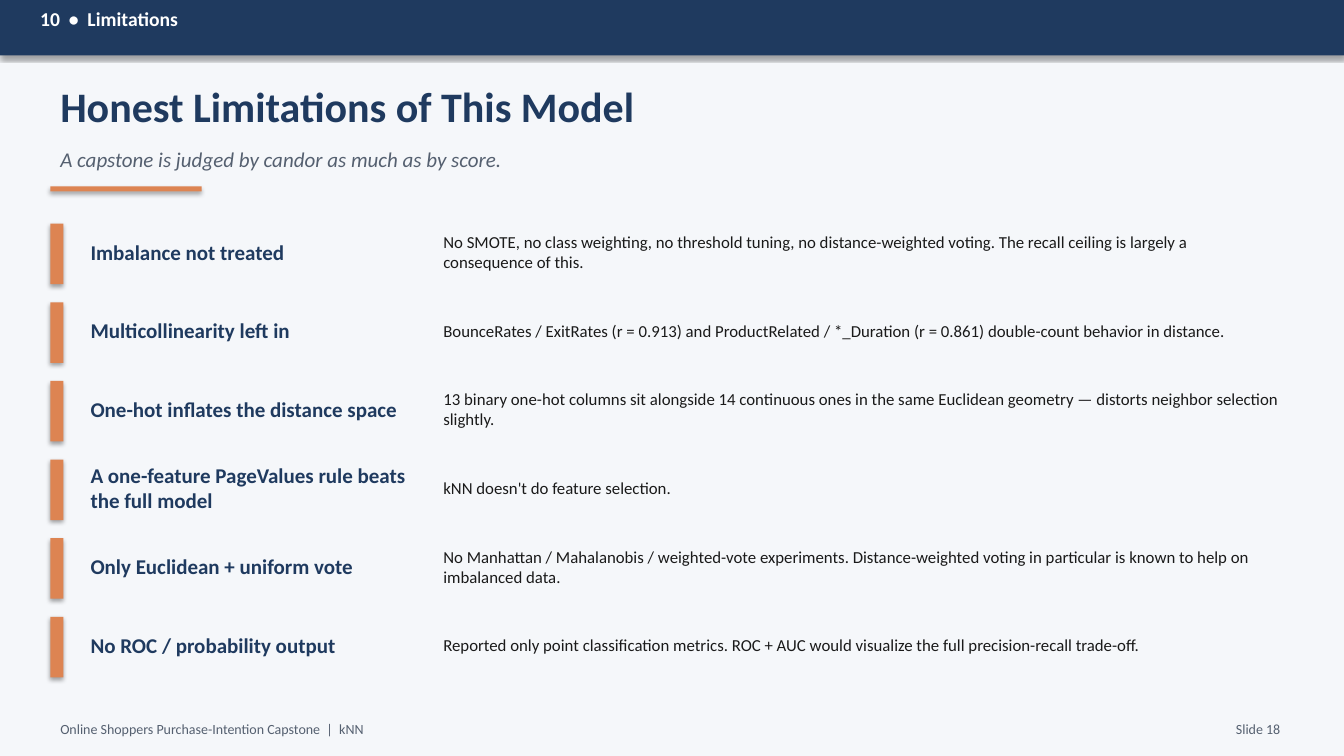
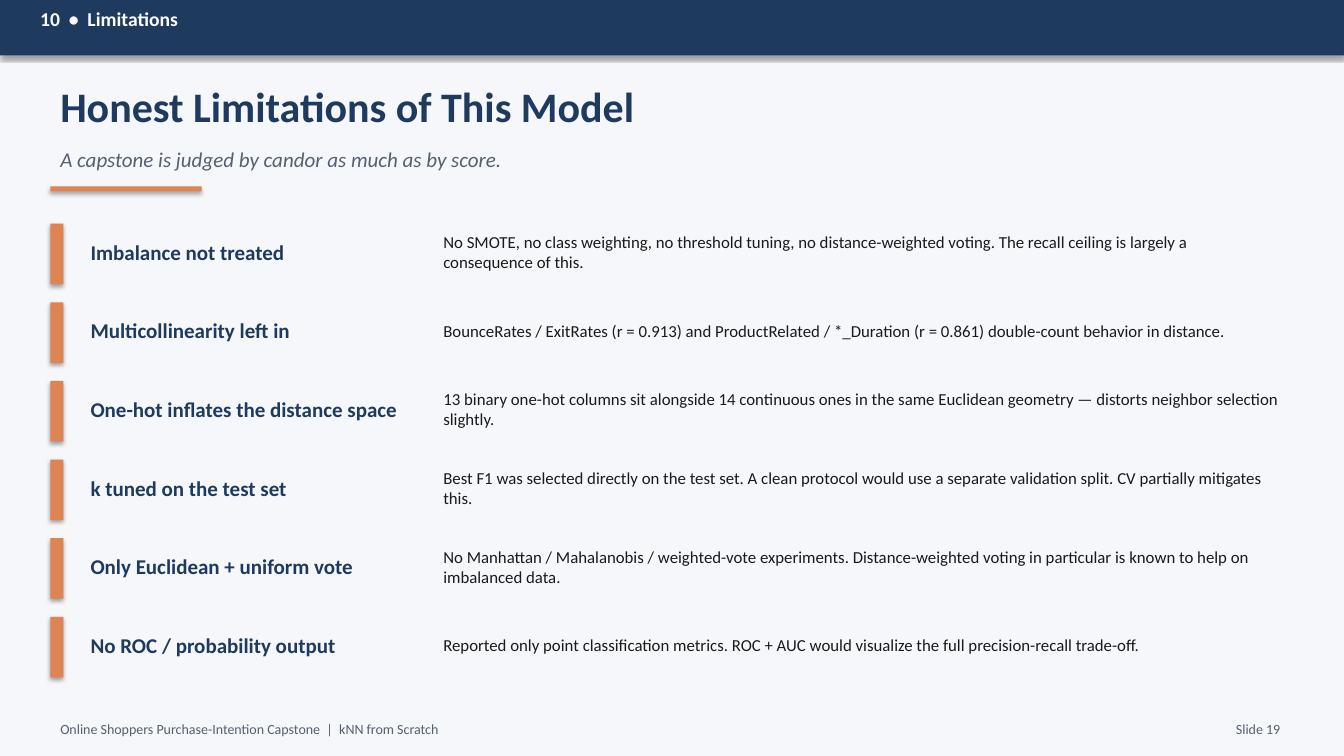
Before and after one commit to RodneeGlenMartin/Capstone-KNN-OnlineShoppers, a slide deck: slide 18 of Capstone_Presentation.pptx. Drawn at 1344x756 pixels with LibreOffice and Linux fonts; fonts in the diff are those of the drawing. Boxes give left, top, right and bottom in pixels: in the first picture for what was removed or moved away, otherwise in the second. Text is boxed around its words. In the diff, an @@ line names an element or a change of style, - is before the commit and + after.

Commit message:
Update capstone presentation and report
Replace updated Capstone_Presentation.pptx and Capstone_Report.docx with revised content and formatting for the final submission. These binary updates include edits to slides and the project report (content/structure/formatting improvements).

```diff
--- a/Capstone_Presentation.pptx
+++ b/Capstone_Presentation.pptx
@@ text at [443,472,1261,504]: text changed @@
-kNN doesn't do feature selection.
+Best F1 was selected directly on the test set. A clean protocol would use a separate validation split. CV partially mitigates this.
@@ text at [91,481,286,496]: text changed @@
-A one-feature PageValues rule beats the full model
+k tuned on the test set
@@ text at [60,724,438,737]: text changed @@
-Online Shoppers Purchase-Intention Capstone | kNN
+Online Shoppers Purchase-Intention Capstone | kNN from Scratch
@@ text at [1236,724,1280,734]: text changed @@
-Slide 18
+Slide 19
```
Also in this commit, not shown: 20 other slides changed, 1 other file.
